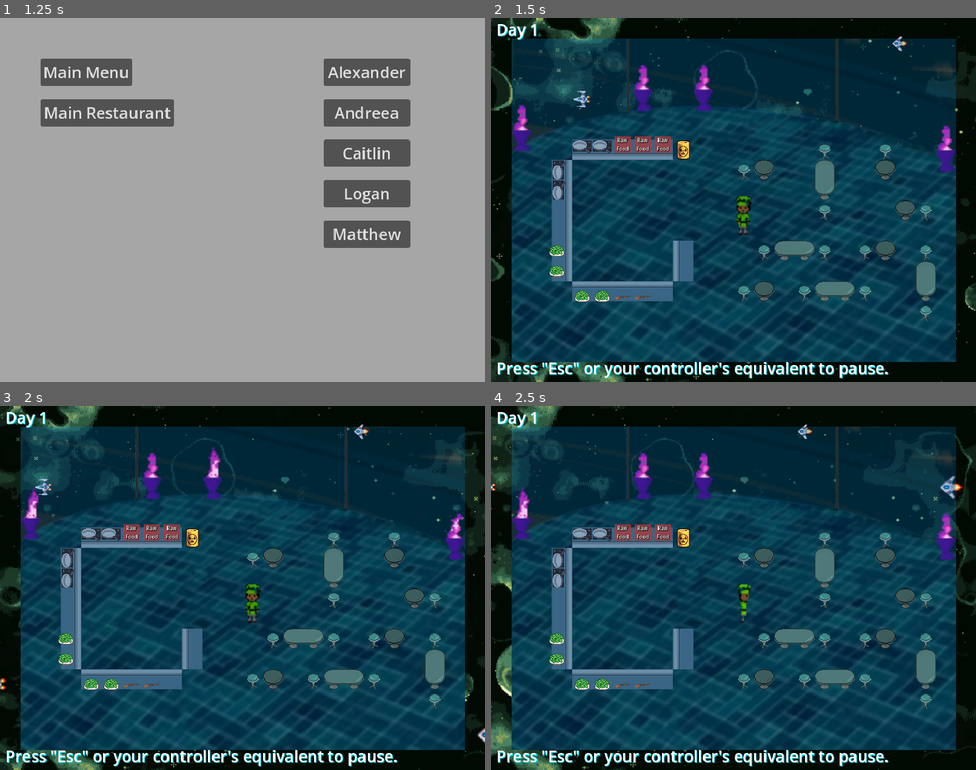
Above: before the commit, frames 1-4 (two rows, left to right).
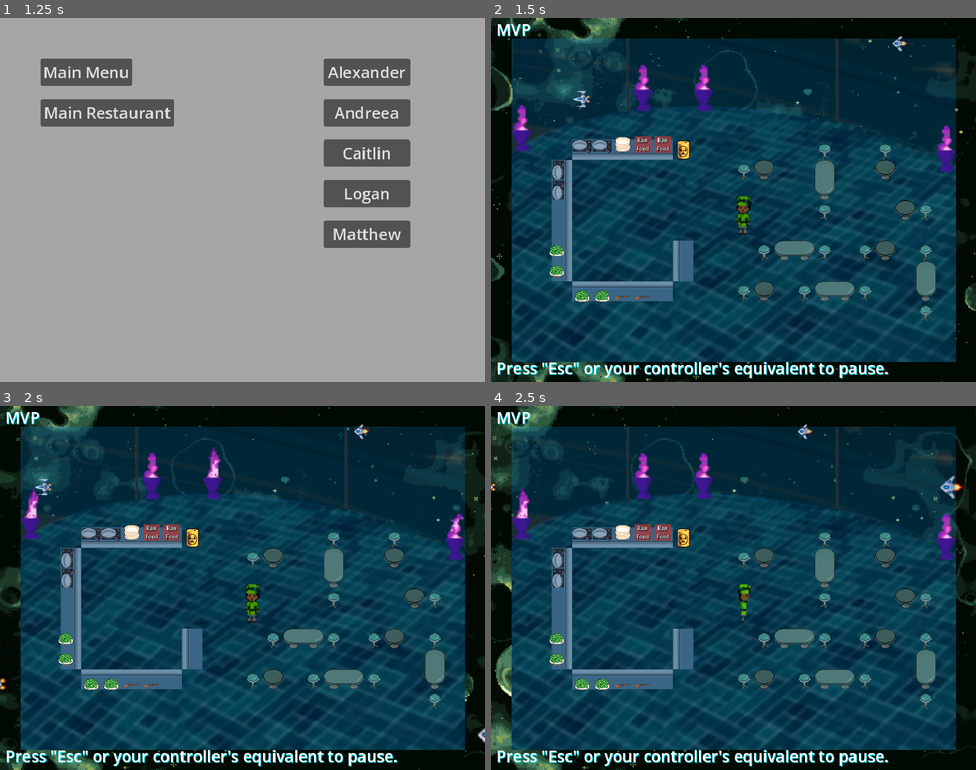
Above: after the commit, the same moments.

Repository: Alexander-Worley/Outer-Plates
Game: Godot game, scene res://Scenes/MainMenu/mainMenu.tscn
Same seed, same stepped clock (60 frames per second), same inputs: the game is played once before the commit and once after it.
Inputs (mouse positions are in pixels of both pictures, inside the frame that each line leads up to):
- Up to frame 1 (1.25 s): click (242, 261) at 0.5 s
- Up to frame 2 (1.5 s): click "Main Restaurant" at 1.25 s
- Up to frame 3 (2 s): no input
- Up to frame 4 (2.5 s): hold Right (face_right) from 2.03 s (still down); hold Q (interact) from 2.03 s (still down)

Frame 1 is identical in both runs. In frame 2, 0.3% of the frame differs, in the area x 1-29%, y 1-37%; in frame 3, 0.3%; in frame 4, 0.3%.

Commit message:
Small PlateRack polish

Diff:
--- a/DevScenes/Alexander/Alexander.tscn
+++ b/DevScenes/Alexander/Alexander.tscn
@@ -21,7 +21,7 @@
 [node name="Environment" type="Node2D" parent="."]
 
 [node name="Background" parent="Environment" instance=ExtResource("1_1fft2")]
-scroll_offset = Vector2(-0.909091, 0)
+scroll_offset = Vector2(-1, 0)
 Planet = "Green Planet"
 
 [node name="Alexander" type="Label" parent="Environment/Background"]
@@ -263,14 +263,13 @@
 position = Vector2(112, 240)
 direction = 3
 
-[node name="PlateRack" parent="Surfaces" instance=ExtResource("12_5p3b3")]
-position = Vector2(208, 208)
-direction = 1
-
 [node name="Interactables" type="Node2D" parent="."]
 
 [node name="TrashCan" parent="Interactables" instance=ExtResource("13_ssd7v")]
 position = Vector2(304, 208)
+
+[node name="PlateRack" parent="Interactables" instance=ExtResource("12_5p3b3")]
+position = Vector2(208, 208)
 
 [node name="Players" type="Node2D" parent="."]
 
--- a/Scenes/Restaurant/restaurant.tscn
+++ b/Scenes/Restaurant/restaurant.tscn
@@ -13,6 +13,7 @@
 [ext_resource type="PackedScene" uid="uid://r0sqnmyx2q5r" path="res://Scenes/Restaurant/TestItems/testWeapon.tscn" id="9_3ncmo"]
 [ext_resource type="PackedScene" uid="uid://cuek2wfflpv5k" path="res://Scenes/Restaurant/Environment/lavaLamp.tscn" id="10_f2two"]
 [ext_resource type="PackedScene" uid="uid://dgjrwni0x7oo8" path="res://Scenes/Restaurant/Interactables/trashCan.tscn" id="11_l1h7v"]
+[ext_resource type="PackedScene" uid="uid://ct4bob2krtxcc" path="res://Scenes/Restaurant/Holdables/Food/Plate/plateRack.tscn" id="13_755di"]
 [ext_resource type="PackedScene" uid="uid://ci4ebcdwu4rl5" path="res://Scenes/PauseMenu/pauseMenu.tscn" id="13_ybtij"]
 
 [node name="Restaurant" type="Node2D"]
@@ -20,17 +21,17 @@
 [node name="Environment" type="Node2D" parent="."]
 
 [node name="Background" parent="Environment" instance=ExtResource("1_t7iru")]
-scroll_offset = Vector2(0, 0)
+scroll_offset = Vector2(-1.81818, 0)
 Planet = "Green Planet"
 
-[node name="Day 1" type="Label" parent="Environment/Background"]
+[node name="MVP" type="Label" parent="Environment/Background"]
 offset_left = 8.0
-offset_right = 152.0
+offset_right = 62.0
 offset_bottom = 40.0
 theme_override_colors/font_color = Color(1, 1, 1, 1)
 theme_override_colors/font_shadow_color = Color(0, 0.862745, 0.94902, 1)
 theme_override_font_sizes/font_size = 25
-text = "Day 1"
+text = "MVP"
 
 [node name="Instructions" type="Label" parent="Environment/Background"]
 offset_left = 8.0
@@ -245,13 +246,6 @@
 direction = 1
 texture = ExtResource("5_rtq4x")
 
-[node name="Counter7" parent="Surfaces/Counters" instance=ExtResource("4_jgfwf")]
-position = Vector2(208, 208)
-texture = ExtResource("5_rtq4x")
-
-[node name="TestFoodForStove" parent="Surfaces/Counters/Counter7" instance=ExtResource("6_uutht")]
-position = Vector2(0, -8)
-
 [node name="Stoves" type="Node2D" parent="Surfaces"]
 
 [node name="Stove" parent="Surfaces/Stoves" instance=ExtResource("4_x3u6a")]
@@ -273,6 +267,9 @@
 
 [node name="TrashCan" parent="Interactables" instance=ExtResource("11_l1h7v")]
 position = Vector2(304, 208)
+
+[node name="PlateRack" parent="Interactables" instance=ExtResource("13_755di")]
+position = Vector2(208, 208)
 
 [node name="Players" type="Node2D" parent="."]
 
Not shown: 1 places in Scenes/Restaurant/restaurant.tscn that only renumber resources
